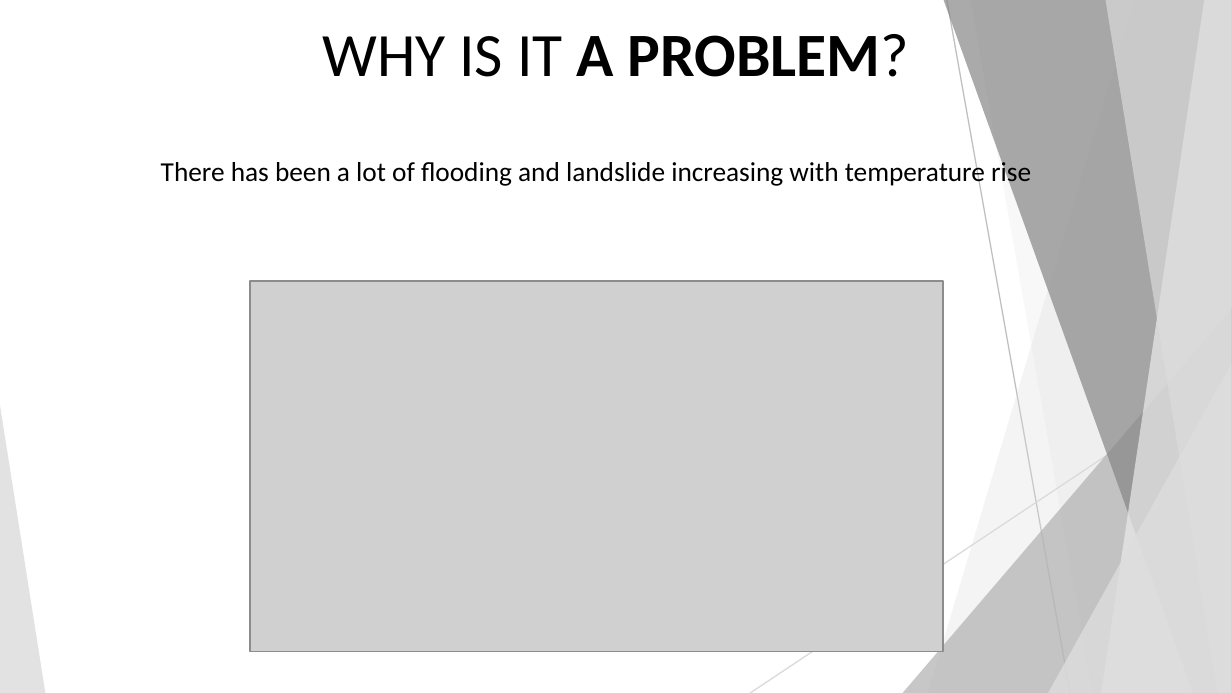
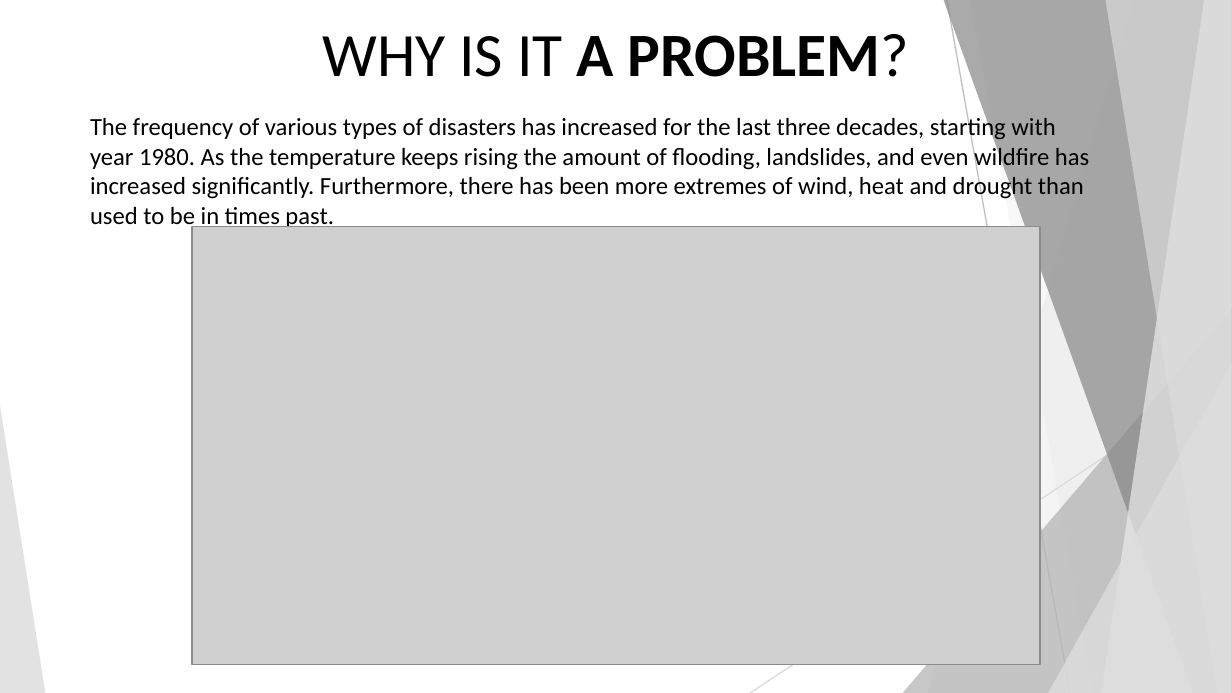
Before and after one commit to duymai85/CECS450-project, a slide deck: slide 5 of 450 Final Presentation.pptx. Drawn at 1232x693 pixels with LibreOffice and Linux fonts; fonts in the diff are those of the drawing; grey boxes stand for pictures. Boxes give left, top, right and bottom in pixels: in the first picture for what was removed or moved away, otherwise in the second. Text is boxed around its words. In the diff, an @@ line names an element or a change of style, - is before the commit and + after.

```diff
--- a/450 Final Presentation.pptx
+++ b/450 Final Presentation.pptx
@@ title at [90,115,1089,230]: text changed; size 16 to 14.4 pt @@
-There has been a lot of flooding and landslide increasing with temperature rise
+The frequency of various types of disasters has increased for the last three decades, starting with year 1980. As the temperature keeps rising the amount of flooding, landslides, and even wildfire has increased significantly. Furthermore, there has been more extremes of wind, heat and drought than used to be in times past.
@@ picture: place and size @@
-picture at [250,281,944,652]
+picture at [192,227,1040,664]
```
Also in this commit, not shown: 5 other slides changed, 4 slides added, 2 other files.
